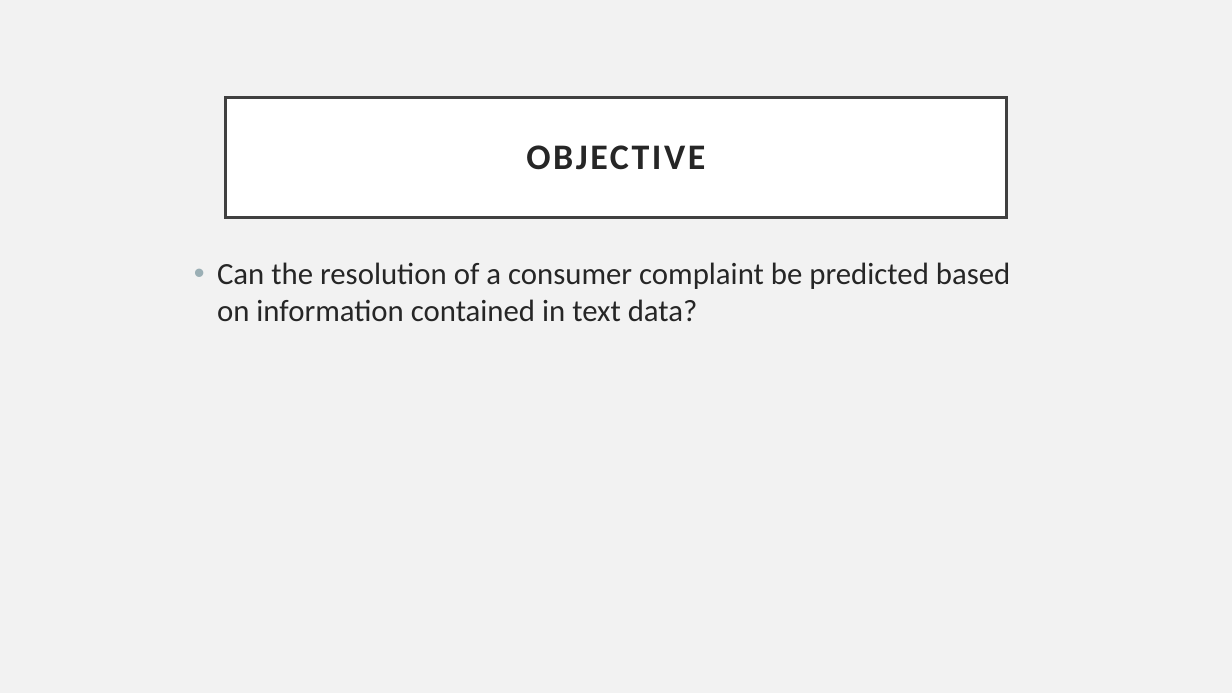
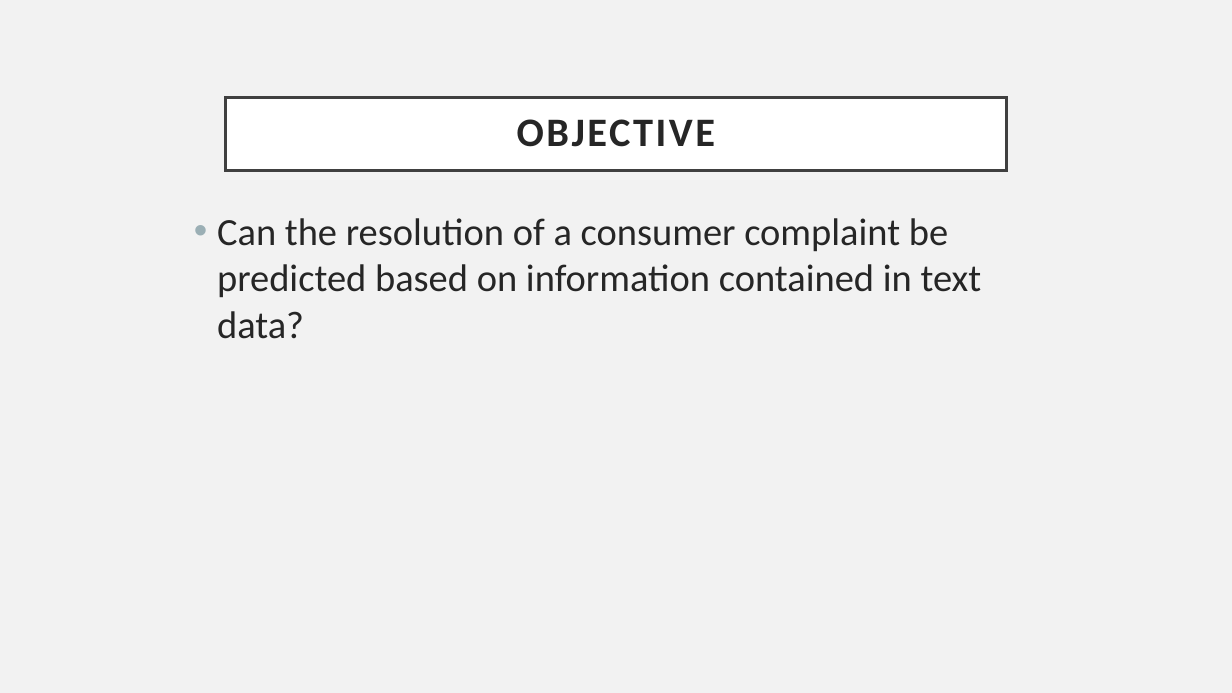
Before and after one commit to ChrisMichael11/Consumer_Complaint_Project, a slide deck: slide 3 of ppt/Consumer_Complaints.pptx (slide 4 before the commit). Drawn at 1232x693 pixels with LibreOffice and Linux fonts; fonts in the diff are those of the drawing. Boxes give left, top, right and bottom in pixels: in the first picture for what was removed or moved away, otherwise in the second. Text is boxed around its words. In the diff, an @@ line names an element or a change of style, - is before the commit and + after.

Commit message:
Adding final data

```diff
--- a/ppt/Consumer_Complaints.pptx
+++ b/ppt/Consumer_Complaints.pptx
@@ title "OBJECTIVE": place and size @@
-title "OBJECTIVE" at (226, 97, 1006, 217)
+title "OBJECTIVE" at (226, 97, 1006, 170)
@@ title "OBJECTIVE" at (226, 97, 1006, 170): size 28 to 31.5 pt @@
@@ text "Can the resolution of a ...": place and size @@
-text "Can the resolution of a ..." at (217, 262, 1010, 322)
+text "Can the resolution of a ..." at (217, 218, 982, 339)
@@ text "Can the resolution of a ..." at (217, 218, 982, 339): size 24 to 30 pt @@
```
Also in this commit, not shown: 5 other slides changed, 3 slides removed, 2 other files.
